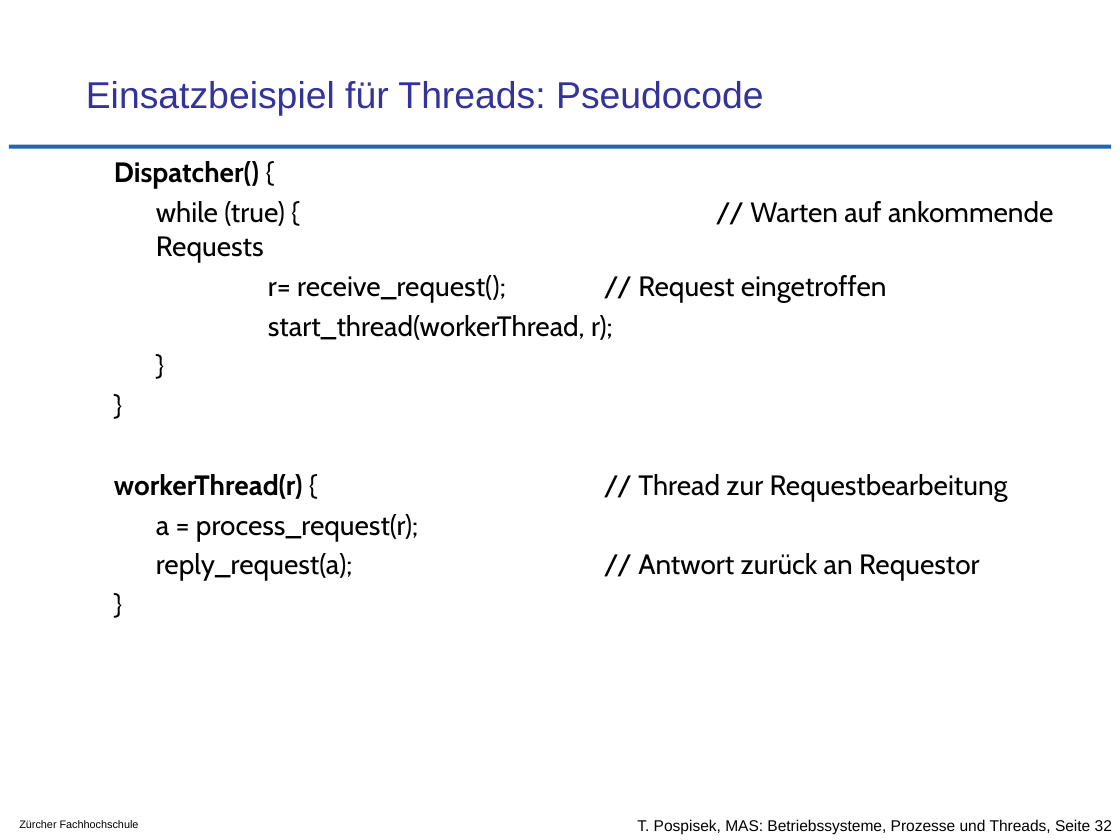
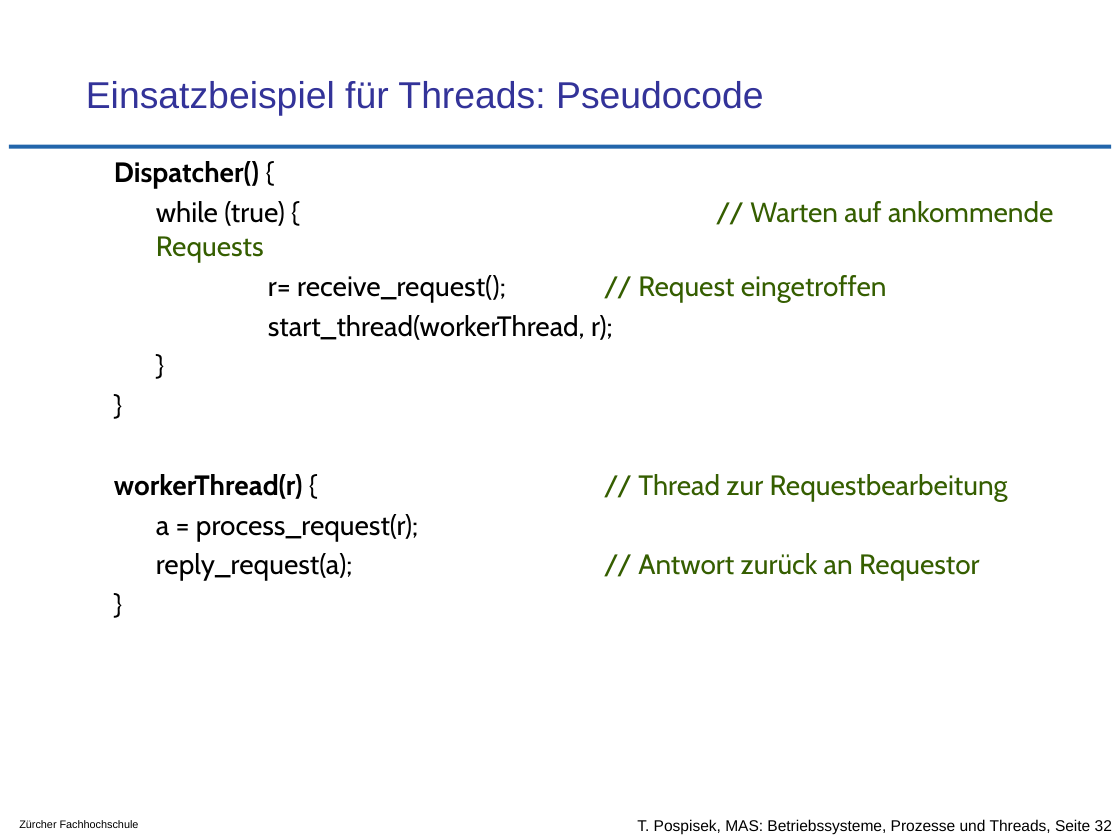
Before and after one commit to tpo/betriebssysteme, a slide deck: slide 32 of 05-2_Prozesse_und_Threads.odp. Drawn at 1120x840 pixels with LibreOffice and Linux fonts; fonts in the diff are those of the drawing; background and template pictures are left out. Boxes give left, top, right and bottom in pixels: in the first picture for what was removed or moved away, otherwise in the second. Text is boxed around its words. In the diff, an @@ line names an element or a change of style, - is before the commit and + after.

```diff
--- a/05-2_Prozesse_und_Threads.odp
+++ b/05-2_Prozesse_und_Threads.odp
@@ text at bbox=[114, 201, 1053, 581]: text colour #000000 to #355E00 in "// Warten auf ankommende Requests", "// Request eingetroffen", "// Thread zur Requestbearbeitung", "// Antwort zurück an Requestor" @@
```
Also in this commit, not shown: 8 other slides changed, 9 other files.
